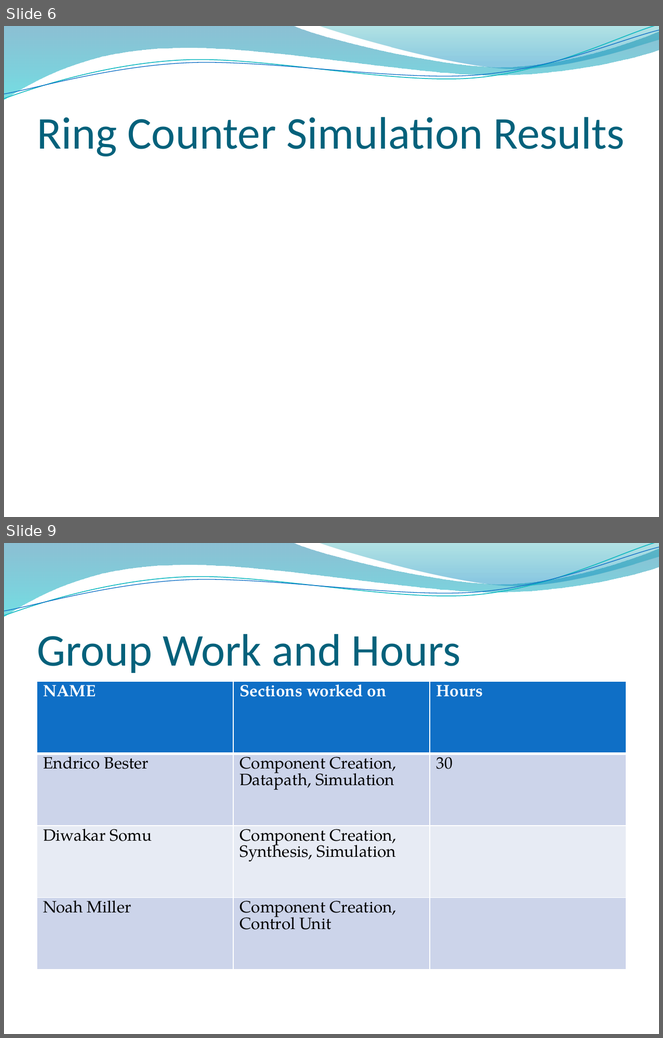
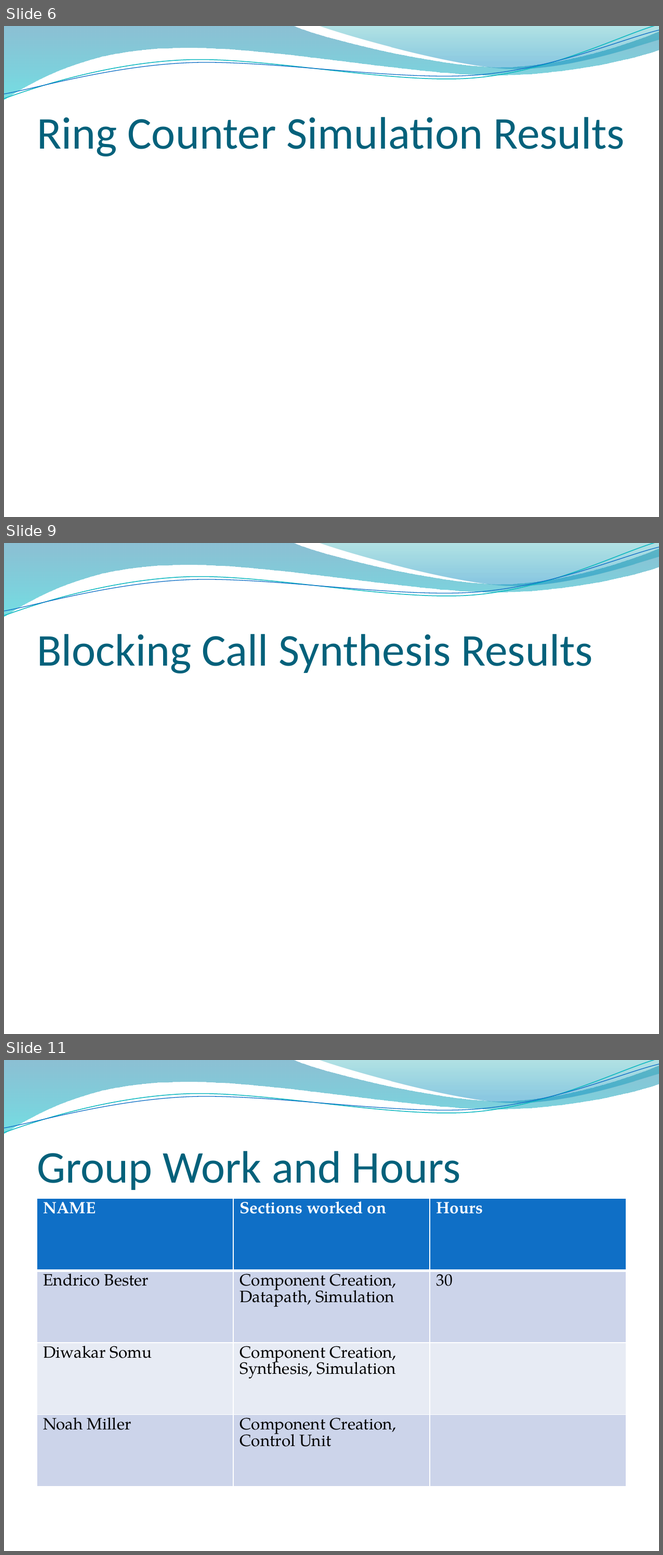
Before and after one commit to Endrico/CS701Proj, a slide deck: PhaseII/Presentation/COMPSYS701-phase2.pptx. Shown one above the other, each under a label of ours: slides 6 and 9 before the commit, slides 6, 9 and 11 after it; the slides between them are not shown. The pictures are 663x1038 and 663x1555 pixels, drawn with LibreOffice and Linux fonts; fonts in the diff are those of the drawing; background and template pictures are left out. Boxes give left, top, right and bottom in pixels: in the first picture for what was removed or moved away, otherwise in the second. Text is boxed around its words. In the diff, an @@ line names an element or a change of style, - is before the commit and + after.

Commit message:
Updated presentation, Blocking data call working
added some slides to the presentation to talk about, blocking data calls
are now working. need to do testing and get the blocking calls working
on the board.

```diff
--- a/PhaseII/Presentation/COMPSYS701-phase2.pptx
+++ b/PhaseII/Presentation/COMPSYS701-phase2.pptx
@@ slide 9 added at (x1=4, y1=543, x2=659, y2=1034), background picture (left out); not listed: 4 template elements that a slide beside it also shows @@
@@ title added at (x1=37, y1=634, x2=593, y2=674), 50 pt, text #04617B @@
+Blocking Call Synthesis Results
@@ what was slide 9 is now slide 11 @@
```
Also in this commit, not shown: 2 slides changed, 1 other slide added, 19 other files.
